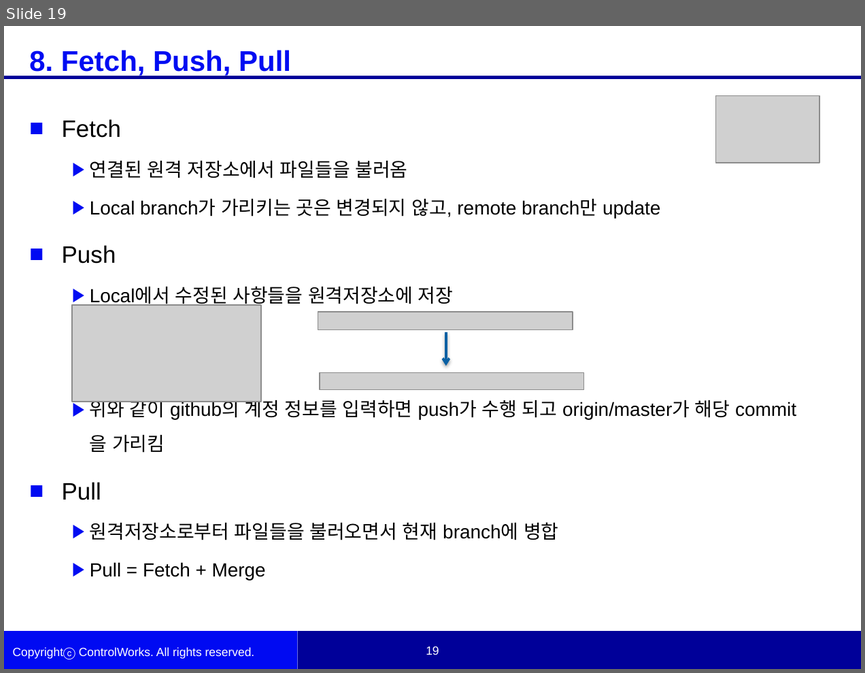
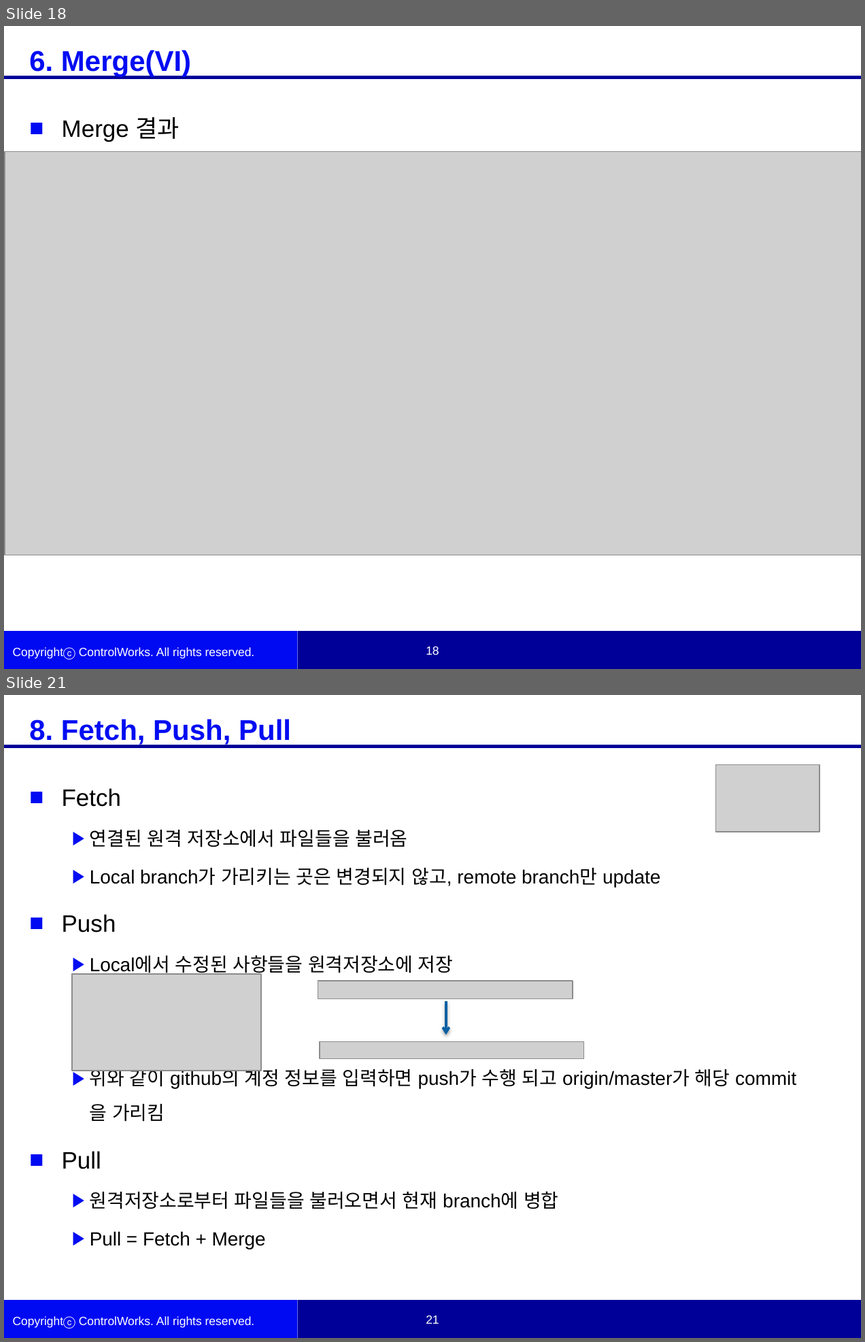
Before and after one commit to woojinKwon/kwj6355, a slide deck: Simulink Source Control.pptx. Shown one above the other, each under a label of ours: slide 19 before the commit, slides 18 and 21 after it; the slides between them are not shown. The pictures are 865x673 and 865x1342 pixels, drawn with LibreOffice and Linux fonts; fonts in the diff are those of the drawing; grey boxes stand for pictures; background and template pictures are left out. Boxes give left, top, right and bottom in pixels: in the first picture for what was removed or moved away, otherwise in the second. Text is boxed around its words. In the diff, an @@ line names an element or a change of style, - is before the commit and + after.

```diff
--- a/Simulink Source Control.pptx
+++ b/Simulink Source Control.pptx
@@ slide 18 added at <box>4,26,861,669</box>, background #FFFFFF; not listed: 6 template elements that a slide beside it also shows @@
@@ text added at <box>29,50,191,76</box>, 24 pt, text #000CF2, bold @@
+6. Merge(VI)
@@ text added at <box>62,117,179,142</box>, 20 pt, text #000000 @@
+■ Merge 결과
@@ picture added at <box>5,152,861,554</box> @@
@@ what was slide 19 is now slide 21 @@
@@ page number at <box>425,1316,439,1323</box>: text changed @@
-19
+21
@@ page number at <box>426,1314,439,1323</box>: text changed @@
-19
+21
```
Also in this commit, not shown: 13 slides changed, 2 other slides added.
